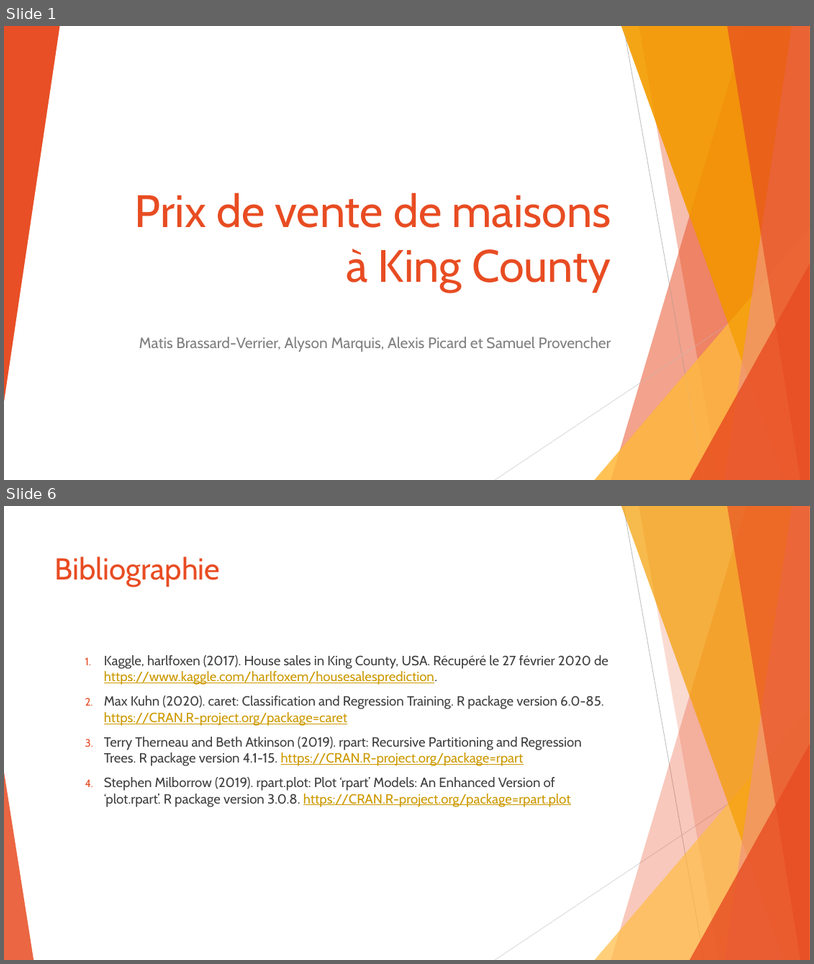
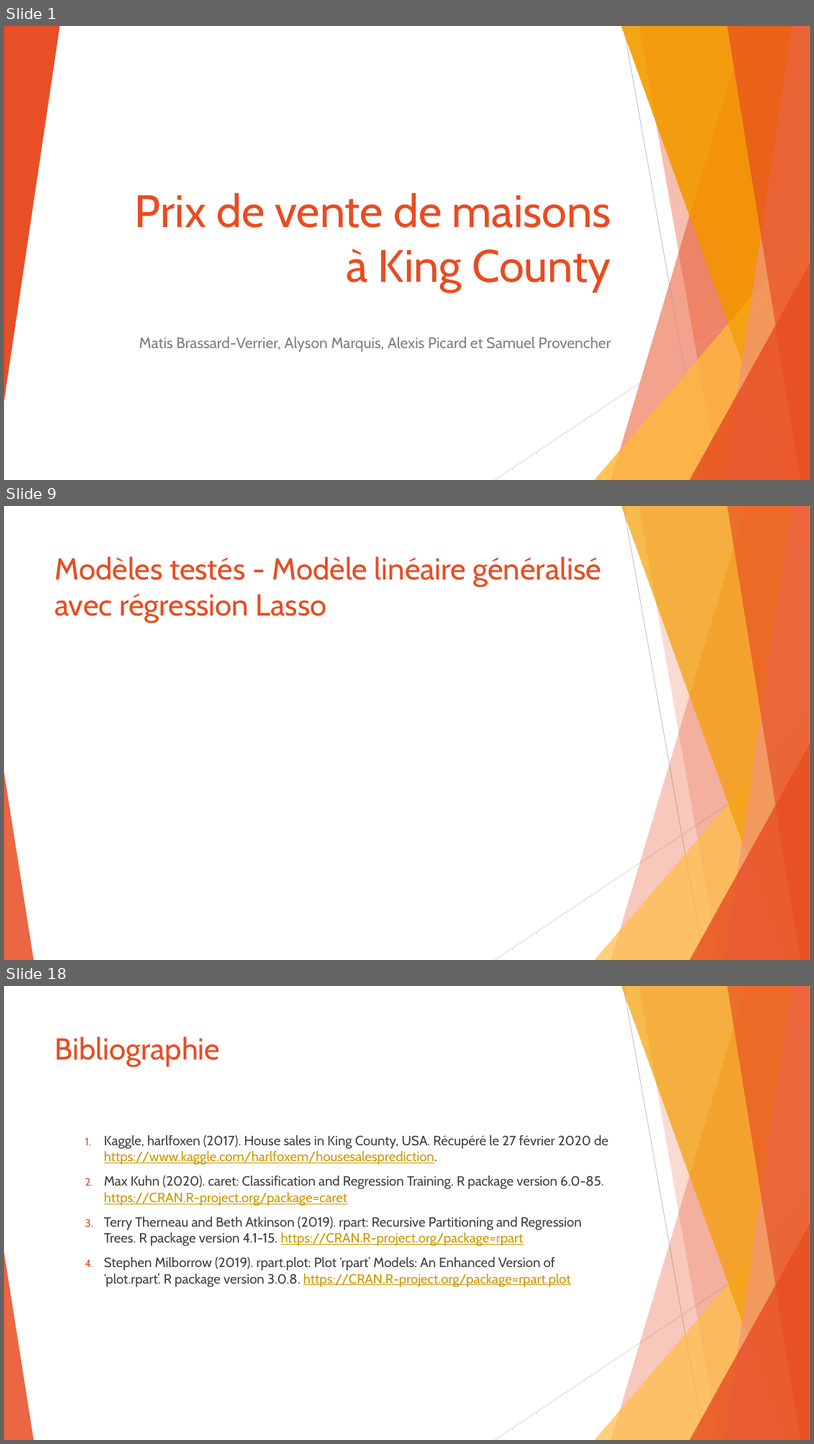
Before and after one commit to SamuelProvencher/TP-Apprentissage, a slide deck: PP.pptx. Shown one above the other, each under a label of ours: slides 1 and 6 before the commit, slides 1, 9 and 18 after it; the slides between them are not shown. The pictures are 814x964 and 814x1444 pixels, drawn with LibreOffice and Linux fonts; fonts in the diff are those of the drawing. Boxes give left, top, right and bottom in pixels: in the first picture for what was removed or moved away, otherwise in the second. Text is boxed around its words. In the diff, an @@ line names an element or a change of style, - is before the commit and + after.

```diff
--- a/PP.pptx
+++ b/PP.pptx
@@ slide 9 added at (4, 506, 810, 960), background #FFFFFF; not listed: 10 template elements that a slide beside it also shows @@
@@ title added at (55, 556, 601, 623), 36 pt, text #E84C22 @@
+Modèles testés - Modèle linéaire généralisé avec régression Lasso
@@ what was slide 6 is now slide 18 @@
```
Also in this commit, not shown: 15 other slides added, 4 slides removed, 1 other file.
